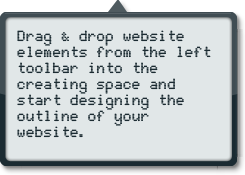
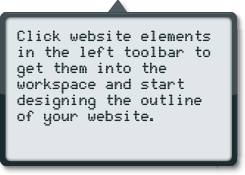
Layers edited between the first and the second 245 × 175 image:
renamed "Drag & drop website elements from the left toolbar into the cre" to "Click website elements in the left toolbar to get them into the", painted on it over (17, 30, 211, 138)
